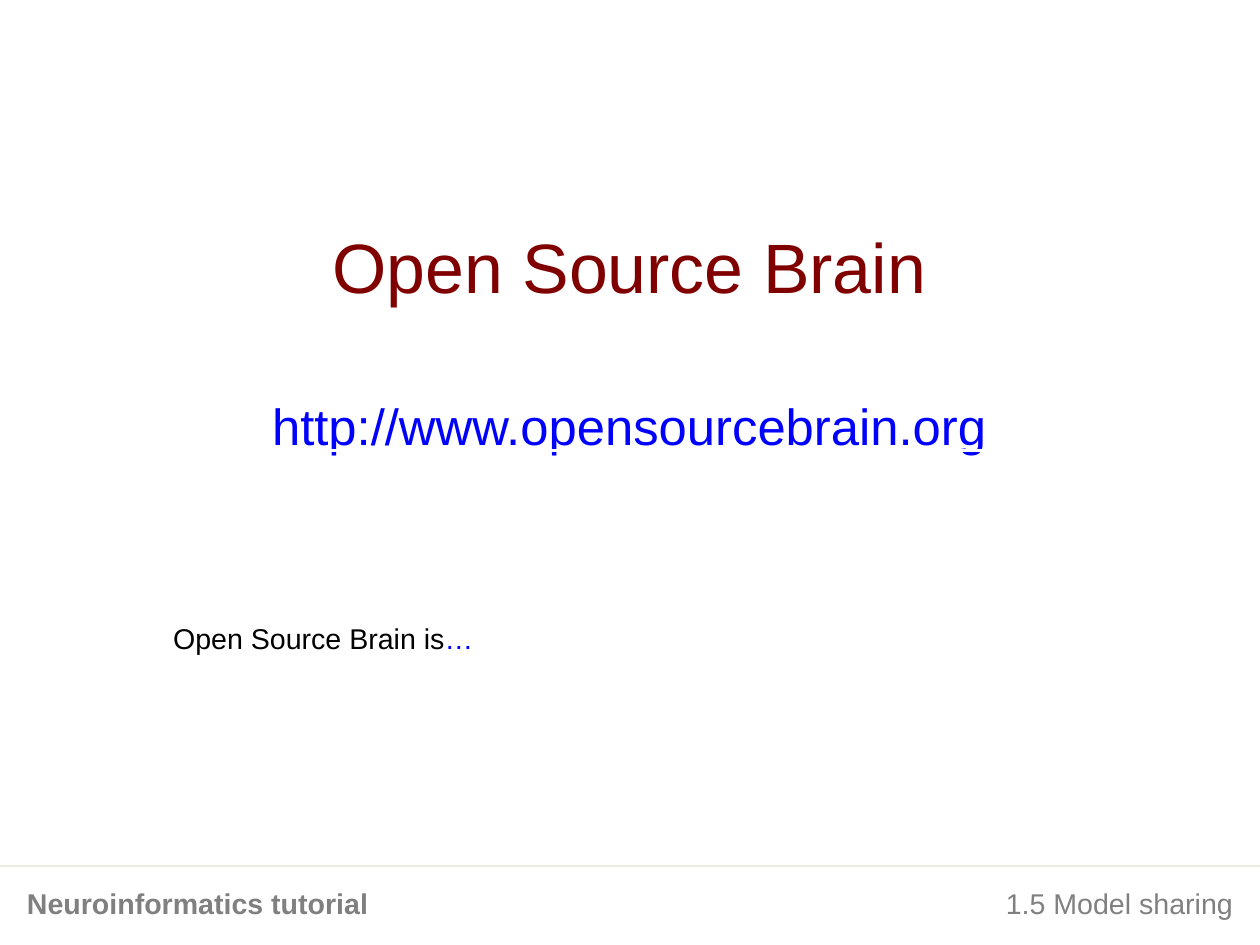
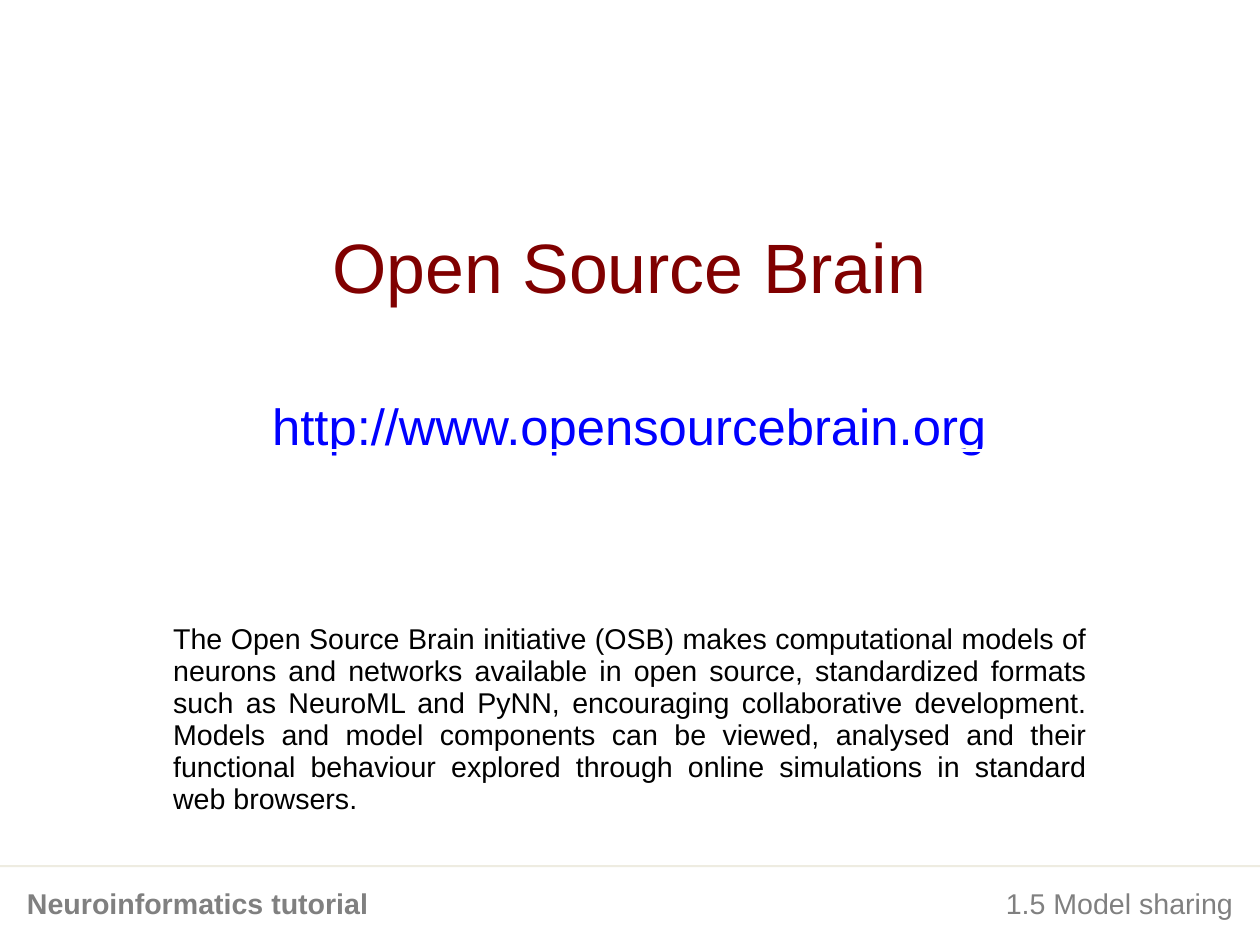
Before and after one commit to NeuralEnsemble/NeuroinformaticsTutorial, a slide deck: slide 1 of Part_1_Resources_for_computational_modellers/5_Model_sharing/2_OSB.pptx. Drawn at 1260x945 pixels with LibreOffice and Linux fonts; fonts in the diff are those of the drawing. Boxes give left, top, right and bottom in pixels: in the first picture for what was removed or moved away, otherwise in the second. Text is boxed around its words. In the diff, an @@ line names an element or a change of style, - is before the commit and + after.

```diff
--- a/Part_1_Resources_for_computational_modellers/5_Model_sharing/2_OSB.pptx
+++ b/Part_1_Resources_for_computational_modellers/5_Model_sharing/2_OSB.pptx
@@ text at bbox=[173, 628, 1086, 782]: text changed @@
-Open Source Brain is…
+The Open Source Brain initiative (OSB) makes computational models of neurons and networks available in open source, standardized formats such as NeuroML and PyNN, encouraging collaborative development. Models and model components can be viewed, analysed and their functional behaviour explored through online simulations in standard web browsers.
```
Also in this commit, not shown: 3 slides added, 3 slides removed, 2 other files.
